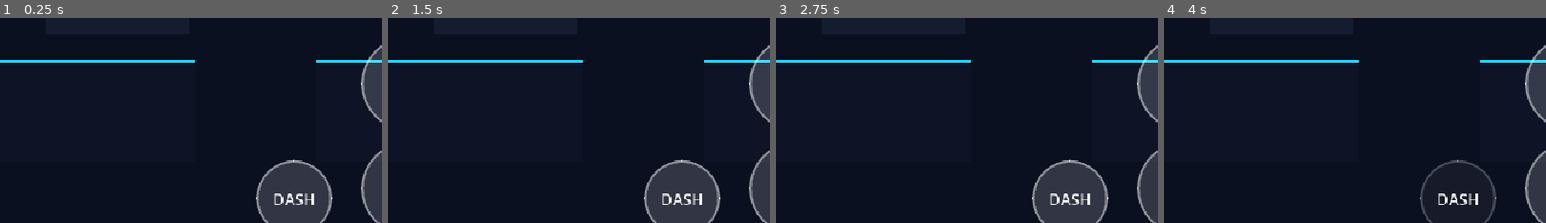
Above: before the commit, frames 1-4 (left to right).
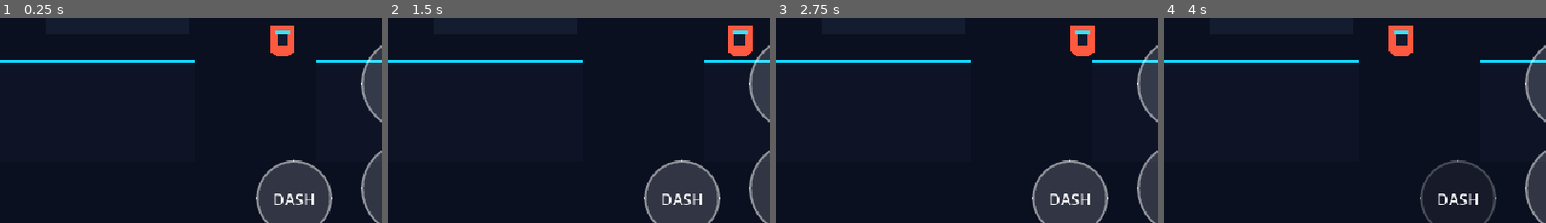
Above: after the commit, the same moments.

Repository: jyanzy19-yml/new-bolt-aventura
Game: Godot game, scene res://scenes/campaign/cybercore_w1_l1.tscn
Same seed, same stepped clock (60 frames per second), same inputs: the game is played once before the commit and once after it. This scene is started directly instead of the project's main scene.
Inputs (mouse positions are % of the whole screen's width and height, from its top left):
- Up to frame 1 (0.25 s): no input
- Up to frame 2 (1.5 s): move the mouse to (72, 45) at 0.52 s; hold D (move_right) 0.53-1.25 s; tap J (attack) at 0.6 s; click (72, 45) at 0.67 s; tap Space (jump) at 0.77 s; drag from (30, 56) to (96, 49) at 1.27 s
- Up to frame 3 (2.75 s): move the mouse to (60, 28) at 2.02 s; hold A (move_left) from 2.03 s (still down); tap E (interact) at 2.1 s
- Up to frame 4 (4 s): release A (move_left) at 2.75 s; drag from (45, 72) to (20, 35) at 2.77 s; move the mouse to (80, 66) at 3.52 s; hold D (move_right) from 3.53 s (still down); tap Shift (dash) at 3.6 s; tap Space (jump) at 3.77 s
The pictures show only the part of the screen within x 38-88%, y 45-95%; the shares and areas given below are measured in that part.

The runs differ from the first frame. In frame 1, 0.8% of the frame differs, in the area x 70-77%, y 3-19%; in frame 2, 0.8%; in frame 3, 0.8%, in the area x 77-84%, y 3-19%; in frame 4, 0.8%.

Commit message:
feat: integrate cybercore_w1_l1.tscn

Diff:
--- a/scenes/campaign/cybercore_w1_l1.tscn
+++ b/scenes/campaign/cybercore_w1_l1.tscn
@@ -1,10 +1,11 @@
-[gd_scene load_steps=8 format=3]
+[gd_scene load_steps=9 format=3]
 
 [ext_resource type="Script" path="res://scripts/campaign/cybercore_w1_l1.gd" id="1_level"]
 [ext_resource type="PackedScene" path="res://scenes/world/platform_block.tscn" id="2_block"]
 [ext_resource type="PackedScene" path="res://scenes/player/bolt.tscn" id="3_player"]
 [ext_resource type="PackedScene" path="res://scenes/ui/hud.tscn" id="4_hud"]
 [ext_resource type="PackedScene" path="res://scenes/levels/checkpoint.tscn" id="5_checkpoint"]
+[ext_resource type="PackedScene" path="res://scenes/enemies/cybercore_patrol_enemy.tscn" id="6_enemy"]
 
 [sub_resource type="RectangleShape2D" id="KillShape"]
 size = Vector2(2800, 180)
@@ -53,6 +54,9 @@
 unique_name_in_owner = true
 position = Vector2(96, -24)
 
+[node name="PatrolEnemy" parent="." instance=ExtResource("6_enemy")]
+position = Vector2(700, -24)
+
 [node name="Hud" parent="." instance=ExtResource("4_hud")]
 unique_name_in_owner = true
 
